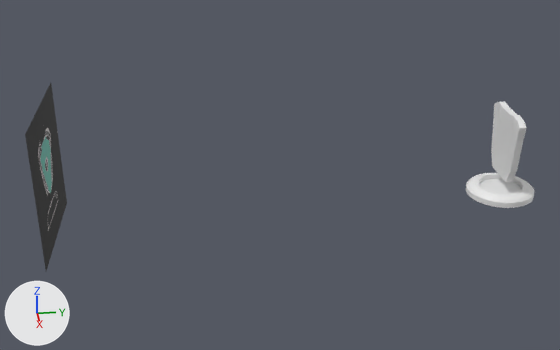
The Blender file Blender/HomeTeam/shieldpowerup.blend, before and after one commit.
Camera for both pictures: a camera (50 mm lens) standing at (20.26, -8.9, 10.57) and looking at (0.04, -6.7, 0.95). Every picture has the same lights, and +X, +Y and +Z are marked at lower left.
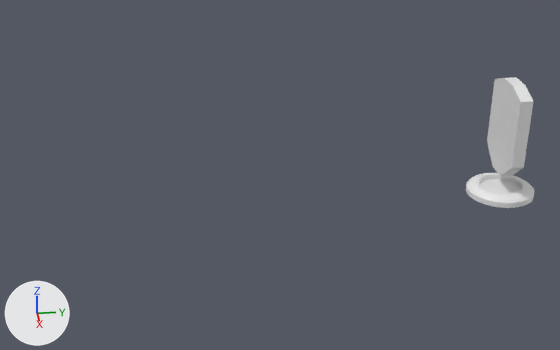
Boxes (x1, y1, x2, y2) around the edits, measured in the pictures (560 x 350 px):
'shiedlSketch-0001', deleted (black)
    before: (25, 83, 67, 271)
'Cube', reshaped, moved, rescaled (27% wider, 22% taller)
    before: (491, 101, 527, 182)
    after: (487, 77, 533, 176)

Edits to the bpy script that builds the scene:
```text
Change me_cube:
    used by ob_cube; location = (0.0, 0.0, 0.0)
    remove me_cube.from_pydata(...)  # 60 vertices, 60 faces; spans x -1.0..1.0, y -0.16..0.1, z 0.62..2.73
    add me_cube.from_pydata(...)  # 16 vertices, 14 faces; spans x -1.0..1.0, y -1.0..1.0, z -1.55..1.25
    me_cube part 1: the whole mesh is rebuilt
Remove ob_shiedlsketch_0001:
    ob_shiedlsketch_0001 = bpy.data.objects.new('shiedlSketch-0001', me_shiedlsketch_0001)
    ob_shiedlsketch_0001.location = (0.0, 0.0, 0.0)
    ob_shiedlsketch_0001.scale = (1.0, 1.0, 1.14)
Change ob_cube:
    ob_cube.location: (0.0, 0.0, 0.0) -> (0.0, 0.0, 2.28)
    ob_cube.scale: (1.0, 1.0, 1.0) -> (1.0, -0.182, 1.0)
```
